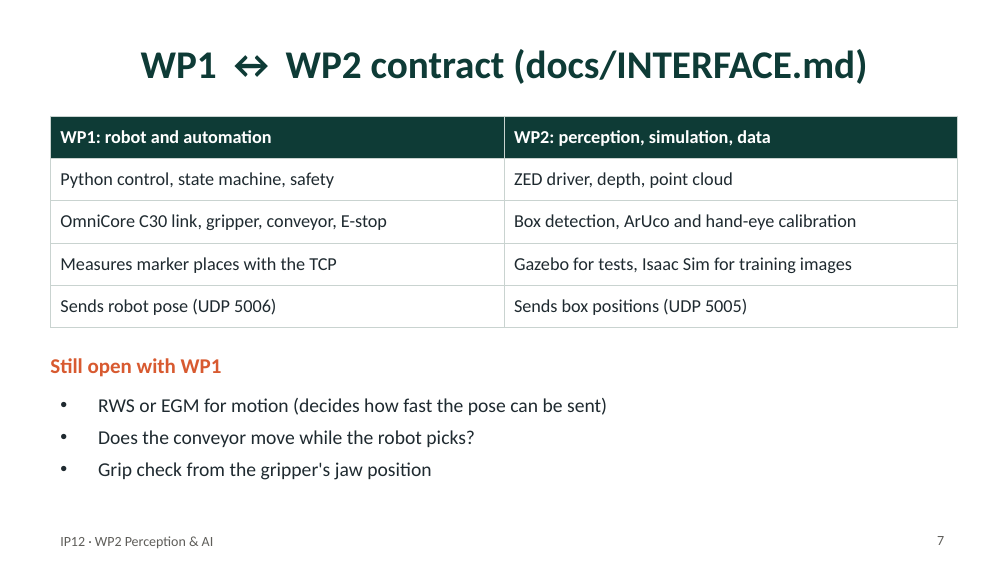
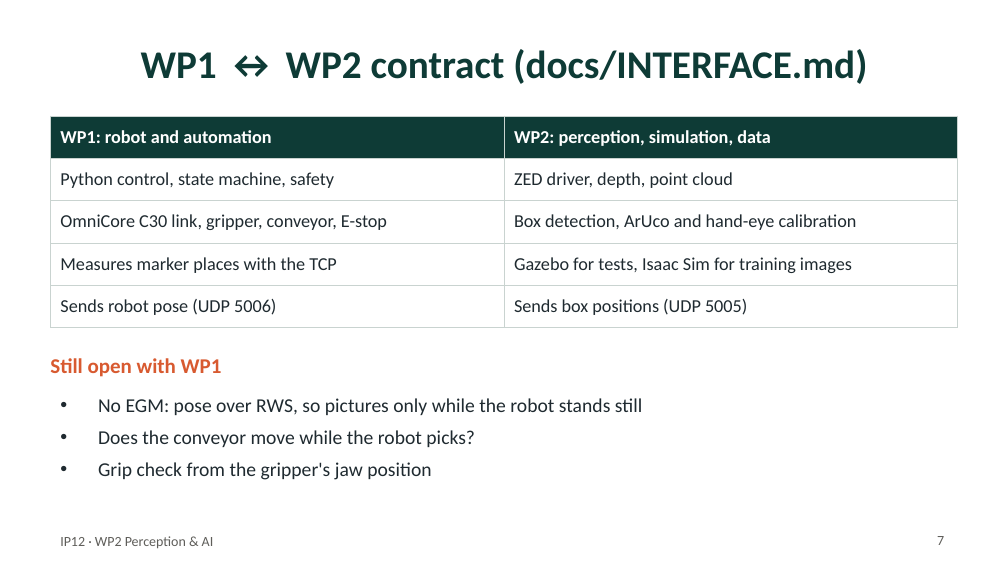
Before and after one commit to PhamAnhHoangg/IP12-ABB-IRB1100-Simulation, a slide deck: slide 7 of docs/IP12_WP2_perception_aruco.pptx. Drawn at 1008x567 pixels with LibreOffice and Linux fonts; fonts in the diff are those of the drawing. Boxes give left, top, right and bottom in pixels: in the first picture for what was removed or moved away, otherwise in the second. Text is boxed around its words. In the diff, an @@ line names an element or a change of style, - is before the commit and + after.

Commit message:
No EGM on the controller: robot pose over RWS, pictures only while the robot stands still
- INTERFACE.md: pose at least 5 Hz over RWS 2.0; box messages count only after the robot stopped and a fresh pose arrived
- slides updated to match

```diff
--- a/docs/IP12_WP2_perception_aruco.pptx
+++ b/docs/IP12_WP2_perception_aruco.pptx
@@ text at [98, 398, 642, 415]: text changed @@
-• RWS or EGM for motion (decides how fast the pose can be sent)
+• No EGM: pose over RWS, so pictures only while the robot stands still
```
Also in this commit, not shown: 1 other slide changed, 1 other file.
